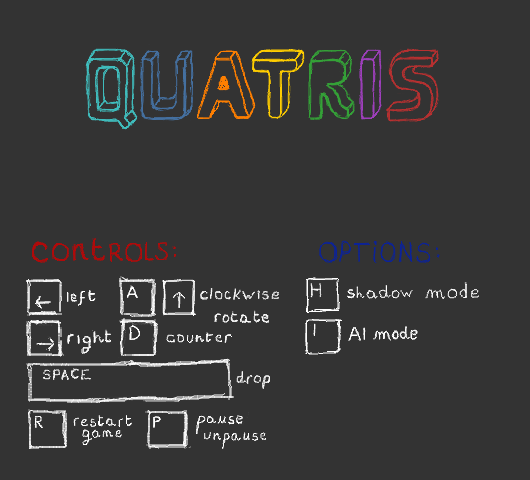
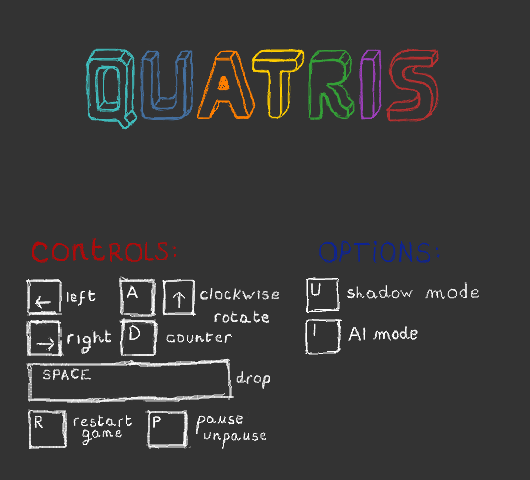
The second 530x480 image is a revision of the first. Changes to its layers:
painted on "actualoptions" over [310, 283, 322, 299]
